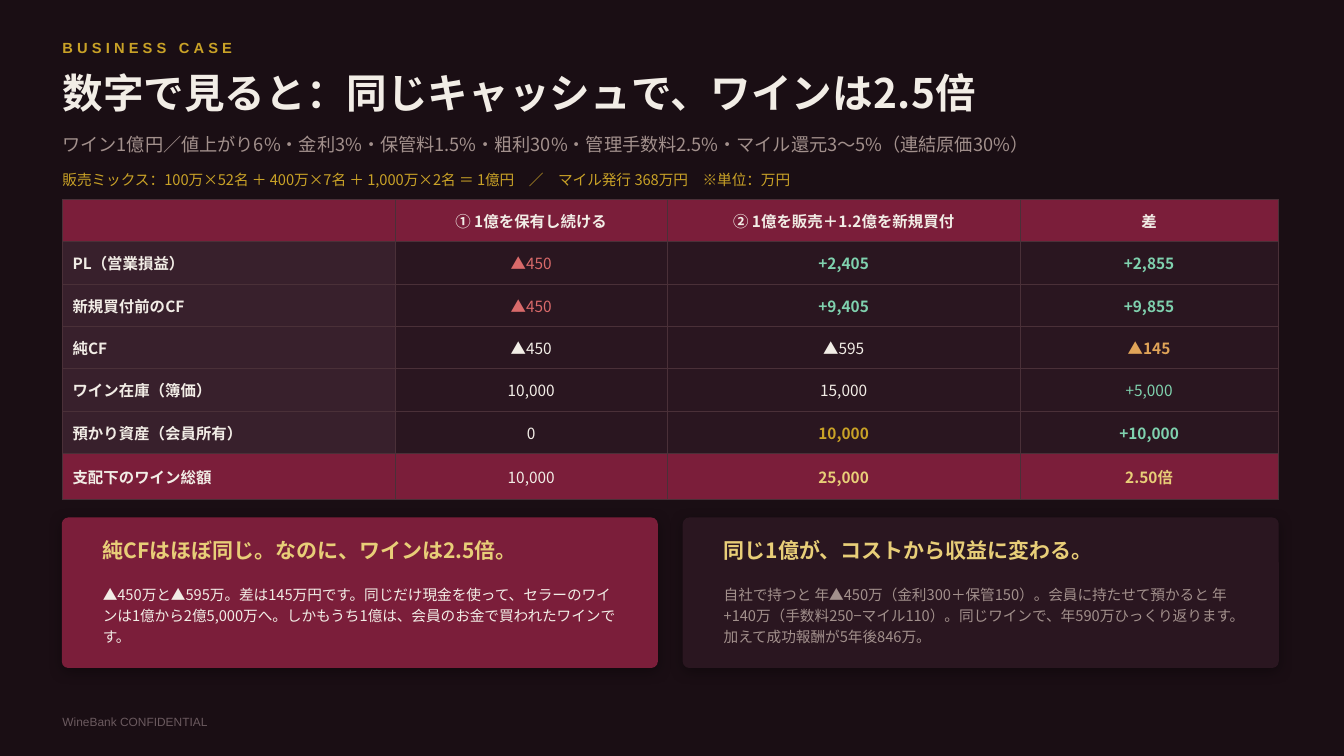
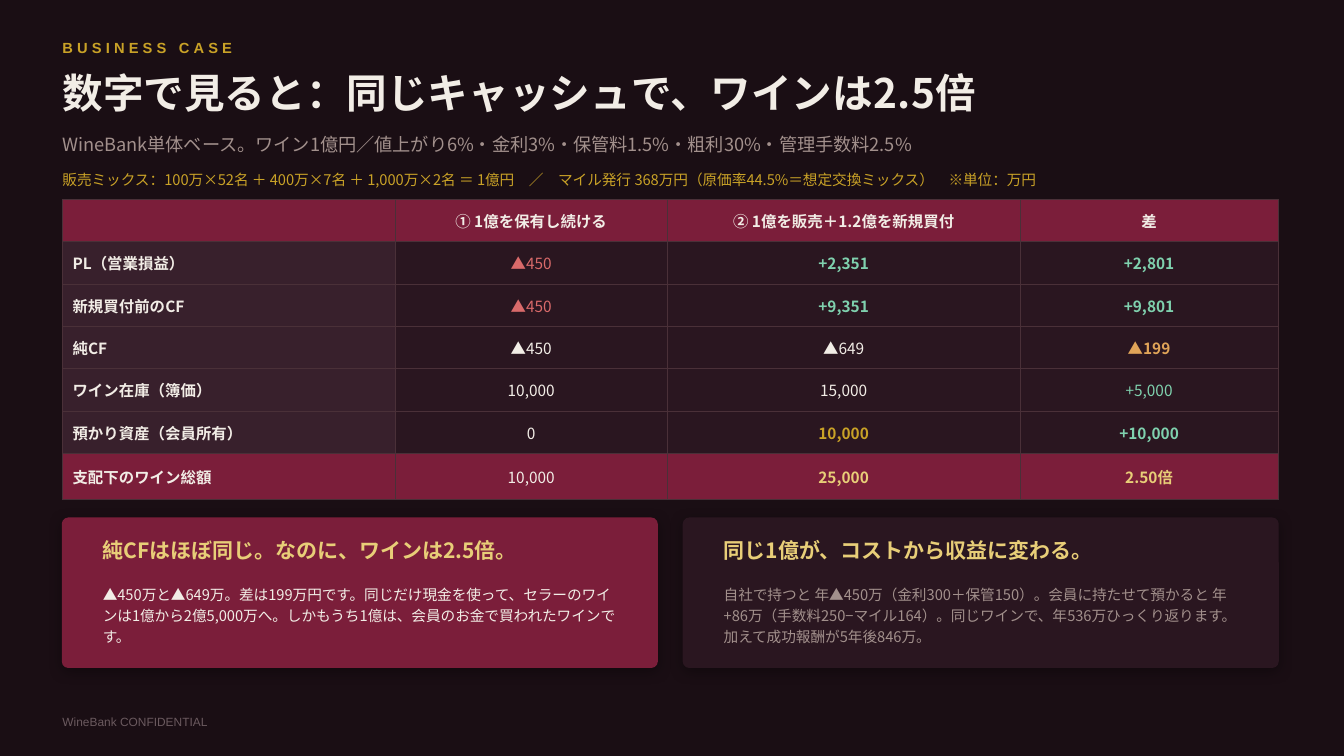
Before and after one commit to nakano-winebank/wine-auction, a slide deck: slide 4 of 提案資料/WineBank_ワインマイル経済圏構想.pptx. Drawn at 1344x756 pixels with LibreOffice and Linux fonts; fonts in the diff are those of the drawing. Boxes give left, top, right and bottom in pixels: in the first picture for what was removed or moved away, otherwise in the second. Text is boxed around its words. In the diff, an @@ line names an element or a change of style, - is before the commit and + after.

```diff
--- a/提案資料/WineBank_ワインマイル経済圏構想.pptx
+++ b/提案資料/WineBank_ワインマイル経済圏構想.pptx
@@ text at [62, 135, 911, 153]: text changed @@
-ワイン1億円／値上がり6%・金利3%・保管料1.5%・粗利30%・管理手数料2.5%・マイル還元3〜5%（連結原価30%）
+WineBank単体ベース。ワイン1億円／値上がり6%・金利3%・保管料1.5%・粗利30%・管理手数料2.5%
@@ text at [62, 172, 1037, 188]: text changed @@
-販売ミックス：100万×52名 ＋ 400万×7名 ＋ 1,000万×2名 ＝ 1億円 ／ マイル発行 368万円 ※単位：万円
+販売ミックス：100万×52名 ＋ 400万×7名 ＋ 1,000万×2名 ＝ 1億円 ／ マイル発行 368万円（原価率44.5%＝想定交換ミックス） ※単位：万円
@@ table at [63, 200, 1278, 490] @@
-row 2, column 3: +2,405
+row 2, column 3: +2,351
-row 2, column 4: +2,855
+row 2, column 4: +2,801
-row 3, column 3: +9,405
+row 3, column 3: +9,351
-row 3, column 4: +9,855
+row 3, column 4: +9,801
-row 4, column 3: ▲595
+row 4, column 3: ▲649
-row 4, column 4: ▲145
+row 4, column 4: ▲199
@@ text at [103, 587, 615, 643]: text changed @@
-▲450万と▲595万。差は145万円です。同じだけ現金を使って、セラーのワインは1億から2億5,000万へ。しかもうち1億は、会員のお金で買われたワインです。
+▲450万と▲649万。差は199万円です。同じだけ現金を使って、セラーのワインは1億から2億5,000万へ。しかもうち1億は、会員のお金で買われたワインです。
@@ text at [724, 587, 1236, 643]: text changed @@
-自社で持つと 年▲450万（金利300＋保管150）。会員に持たせて預かると 年+140万（手数料250−マイル110）。同じワインで、年590万ひっくり返ります。加えて成功報酬が5年後846万。
+自社で持つと 年▲450万（金利300＋保管150）。会員に持たせて預かると 年+86万（手数料250−マイル164）。同じワインで、年536万ひっくり返ります。加えて成功報酬が5年後846万。
```
Also in this commit, not shown: 1 other slide changed, 1 other file.
